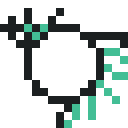
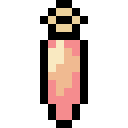
Layer changes from the first (128, 128) image to the second:
added group "materials" with 4 layers above "rapid_fire" over [16, 0, 112, 128]
added layer "droplet" in group "materials" over [40, 0, 88, 128]
hid group "rapid_fire" (1 layers) over [0, 8, 128, 128]
